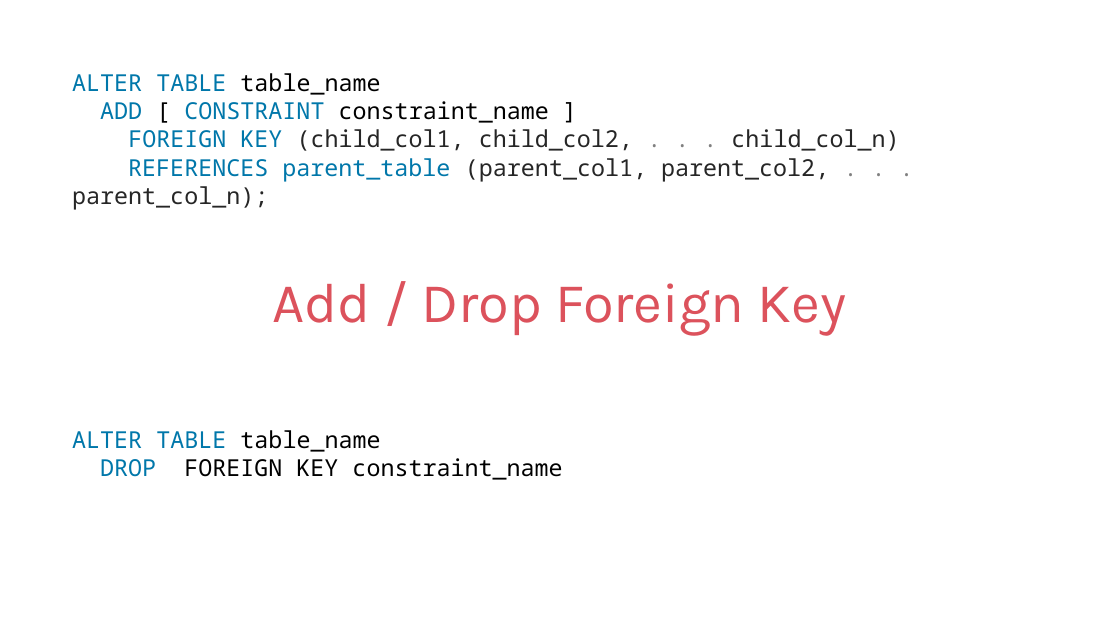
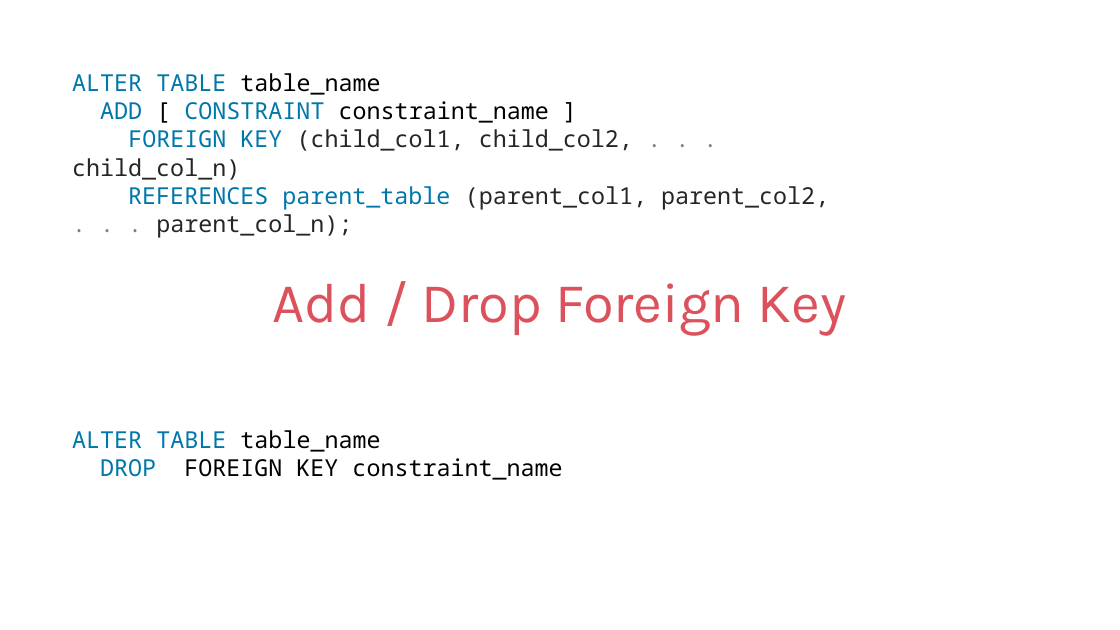
Before and after one commit to Nilesh-Parit/DBT, a slide deck: slide 78 of IET MySQL PPT Ver9.pptx. Drawn at 1120x630 pixels with LibreOffice and Linux fonts; fonts in the diff are those of the drawing. Boxes give left, top, right and bottom in pixels: in the first picture for what was removed or moved away, otherwise in the second. Text is boxed around its words. In the diff, an @@ line names an element or a change of style, - is before the commit and + after.

```diff
--- a/IET MySQL PPT Ver9.pptx
+++ b/IET MySQL PPT Ver9.pptx
@@ text "ALTER TABLE table_name" rewrapped from (72, 73, 899, 210) to (72, 73, 829, 238) @@
```
Also in this commit, not shown: 3 other slides changed, 28 slides added.
